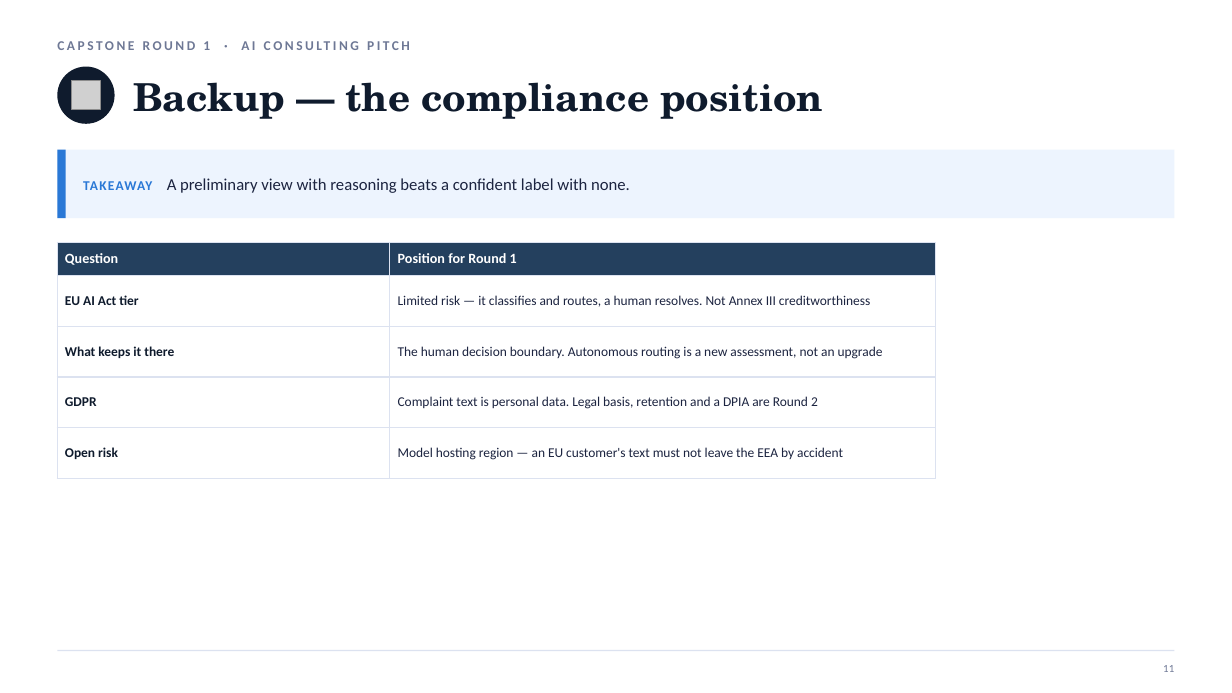
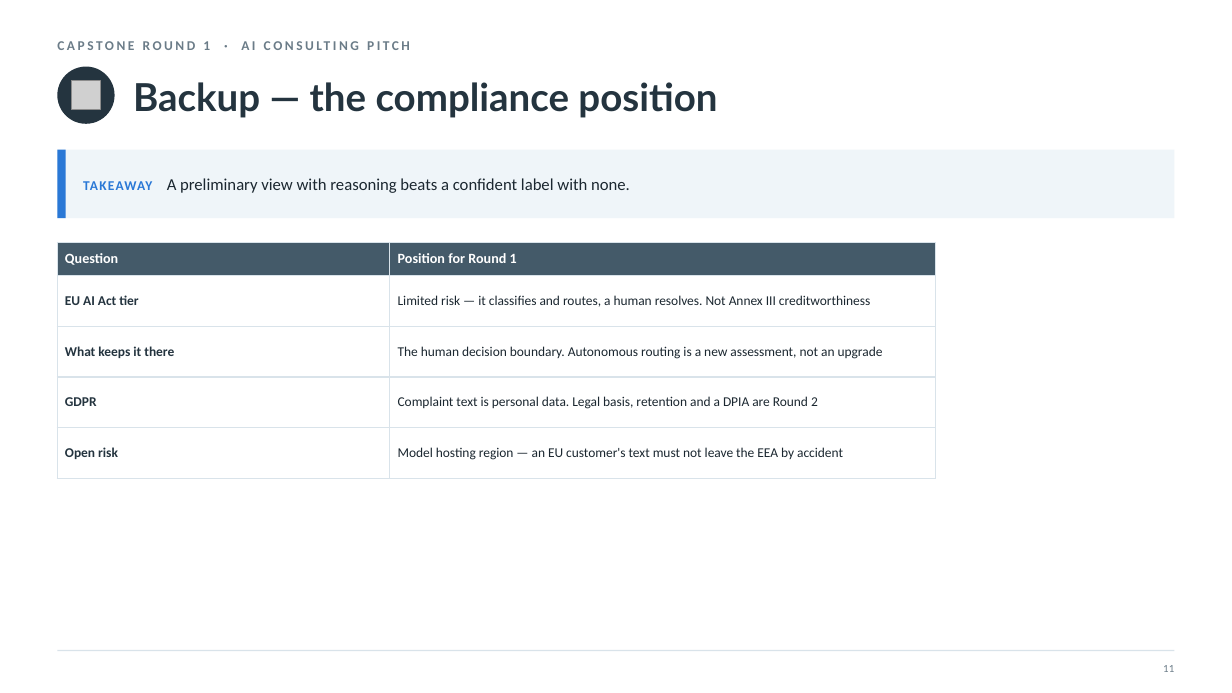
Before and after one commit to nyelugo/PROJECT-Capstone-AI-Consulting, a slide deck: slide 13 of presentation/round1_pitch.pptx. Drawn at 1232x693 pixels with LibreOffice and Linux fonts; fonts in the diff are those of the drawing; grey boxes stand for pictures. Boxes give left, top, right and bottom in pixels: in the first picture for what was removed or moved away, otherwise in the second. Text is boxed around its words. In the diff, an @@ line names an element or a change of style, - is before the commit and + after.

```diff
--- a/presentation/round1_pitch.pptx
+++ b/presentation/round1_pitch.pptx
@@ text "CAPSTONE ROUND 1 · AI ..." at box(57, 41, 210, 305): text colour #6E7895 to #6B7C88 @@
@@ ellipse at box(57, 67, 115, 124): fill #0F1B2D to #24343F @@
@@ text "Backup — the compliance position" at box(133, 82, 717, 118): font TeX Gyre Schola to Lato, text colour #0F1B2D to #24343F @@
@@ rectangle at box(57, 150, 1175, 218): fill #EDF4FE to #EFF5F9 @@
@@ text "TAKEAWAY A preliminary view with ..." at box(83, 178, 630, 193): text colour #1C2440 to #1B2730 in "A preliminary view with reasoning beats a ..." @@
@@ table at box(57, 242, 935, 464) @@
@@ fill #24405E to #445A69 in row 1 @@
@@ text colour #0F1B2D to #24343F in "EU AI Act tier", "What keeps it there", "GDPR", "Open risk" @@
@@ text colour #1C2440 to #1B2730 in "Limited risk — it classifies and routes, ...", "The human decision boundary. Autonomous routing is ...", "Complaint text is personal data. Legal basis, ...", "Model hosting region — an EU customer's ..." @@
@@ borders changed @@
```
Also in this commit, not shown: 13 other slides changed, 2 other files.
